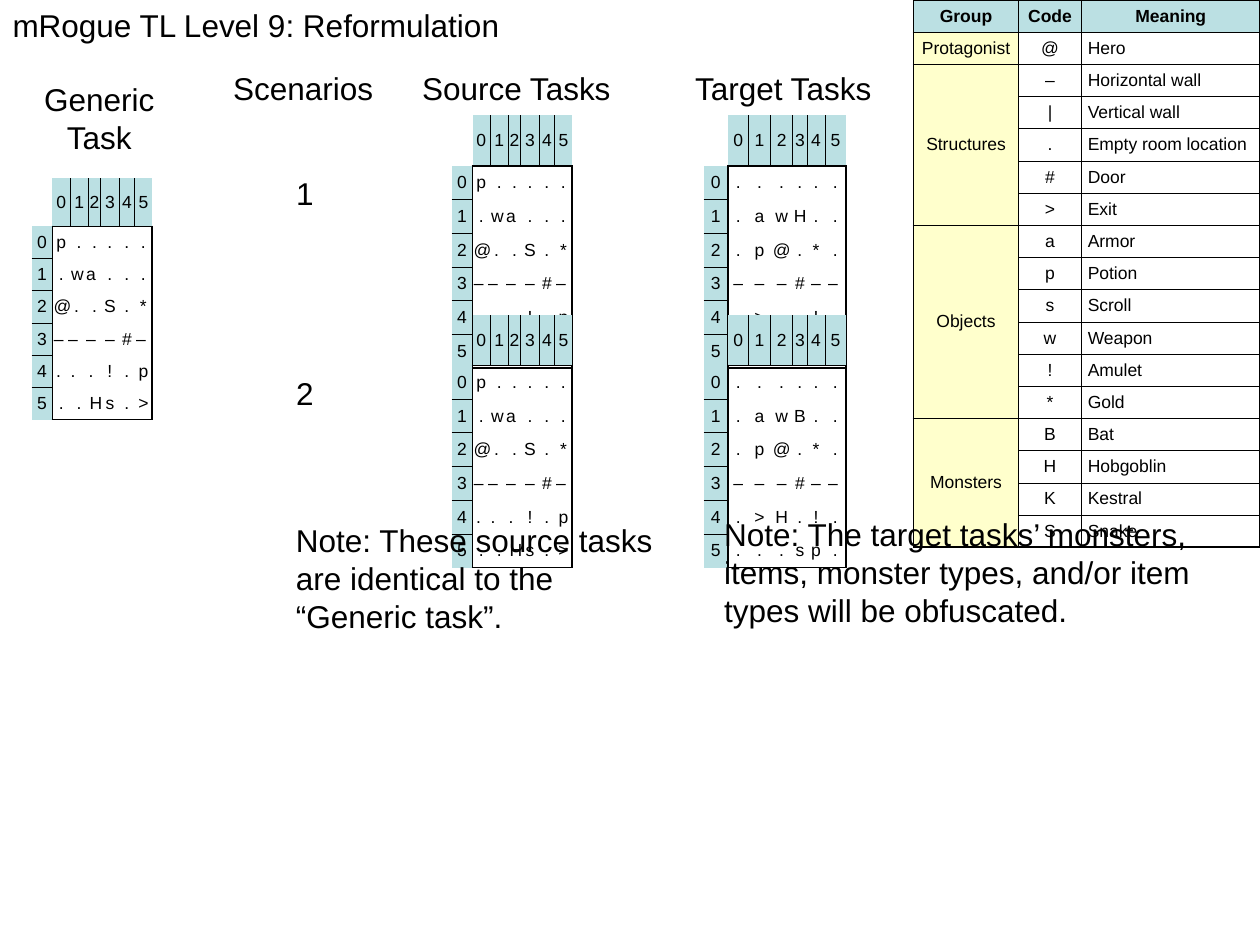
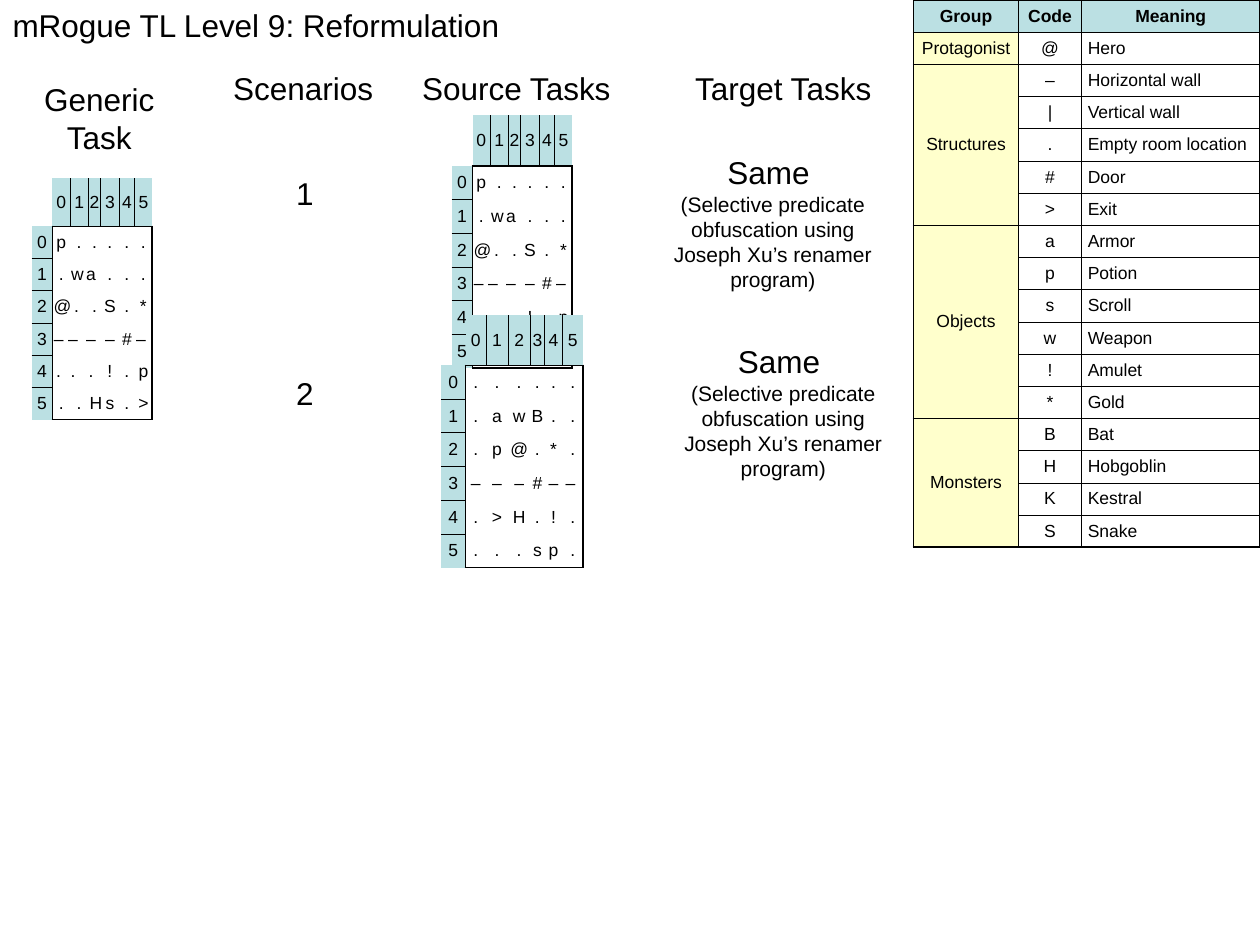
Before and after one commit to SoarGroup/Agents, a slide deck: slide 4 of GGP/kif/rogue/mRogue-Scenario-Visuals.ppt. Drawn at 1260x945 pixels with LibreOffice and Linux fonts; fonts in the diff are those of the drawing. Boxes give left, top, right and bottom in pixels: in the first picture for what was removed or moved away, otherwise in the second. Text is boxed around its words. In the diff, an @@ line names an element or a change of style, - is before the commit and + after.

```diff
--- a/GGP/kif/rogue/mRogue-Scenario-Visuals.ppt
+++ b/GGP/kif/rogue/mRogue-Scenario-Visuals.ppt
@@ table removed at (703,116,843,527), 7 rows, 7 columns @@
- | 0 | 1 | 2 | 3 | 4 | 5
-0 | . | . | . | . | . | .
-1 | . | a | w | H | . | .
-2 | . | p | @ | . | * | .
-3 | – | – | – | # | – | –
-4 | . | > | . | . | ! | .
-5 | . | . | K | s | p | .
@@ text added at (674,162,871,292), 12 pt, text #000000 @@
+Same
+(Selective predicate obfuscation using Joseph Xu’s renamer program)
@@ table at (441,315,581,495) @@
-column 2: 0 | p | . | @ | – | . | .
-column 3:  |  |  | . | – | . | 
-column 4: 1 | . | w |  |  |  | .
-column 5:  |  | a |  | – | . | 
-column 6: 2 | . |  | . |  |  | H
-column 7: 3 | . | . | S | – | ! | s
-column 8: 4 | . | . | . | # | . | .
-column 9: 5 | . | . | * | – | p | >
+column 2: 0 | . | . | . | – | . | .
+column 3: 1 | . | a | p | – | > | .
+column 4: 2 | . | w | @ | – | H | .
+column 5: 3 | . | B | . | # | . | s
+column 6: 4 | . | . | * | – | ! | p
+column 7: 5 | . | . | . | – | . | .
@@ table: place and size @@
-table at (451,315,573,560)
+table at (441,315,581,495)
@@ table removed at (703,315,843,560), 7 rows, 7 columns @@
- | 0 | 1 | 2 | 3 | 4 | 5
-0 | . | . | . | . | . | .
-1 | . | a | w | B | . | .
-2 | . | p | @ | . | * | .
-3 | – | – | – | # | – | –
-4 | . | > | H | . | ! | .
-5 | . | . | . | s | p | .
@@ text added at (684,351,882,481), 12 pt, text #000000 @@
+Same
+(Selective predicate obfuscation using Joseph Xu’s renamer program)
@@ text removed at (296,527,652,629) @@
-Note: These source tasks are identical to the “Generic task”.
@@ text removed at (724,521,1190,628) @@
-Note: The target tasks’ monsters, items, monster types, and/or item types will be obfuscated.
```
Also in this commit, not shown: 4 other files.
